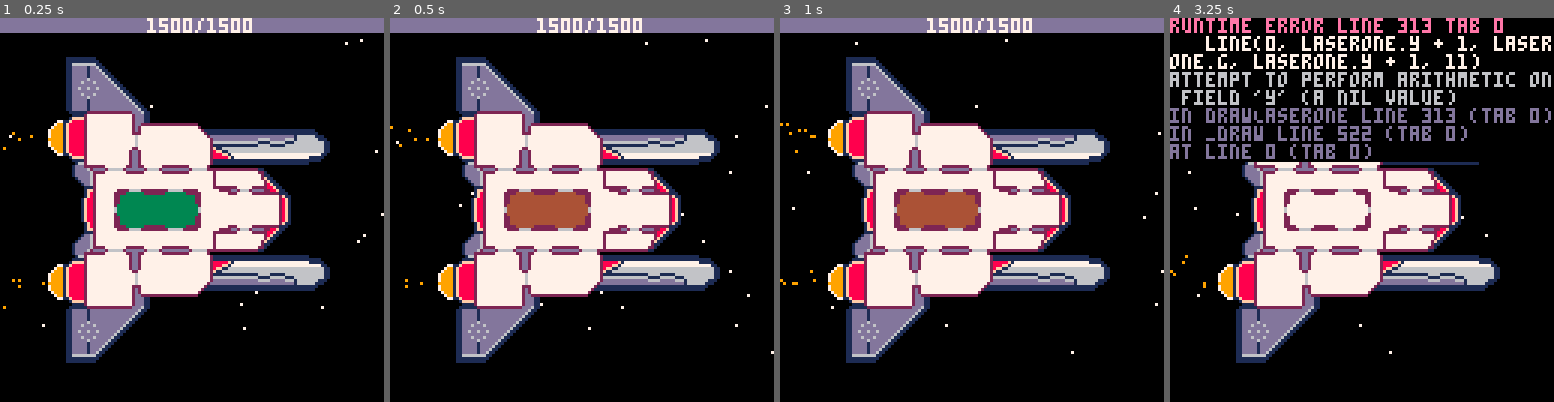
Above: before the commit, frames 1-4 (left to right).
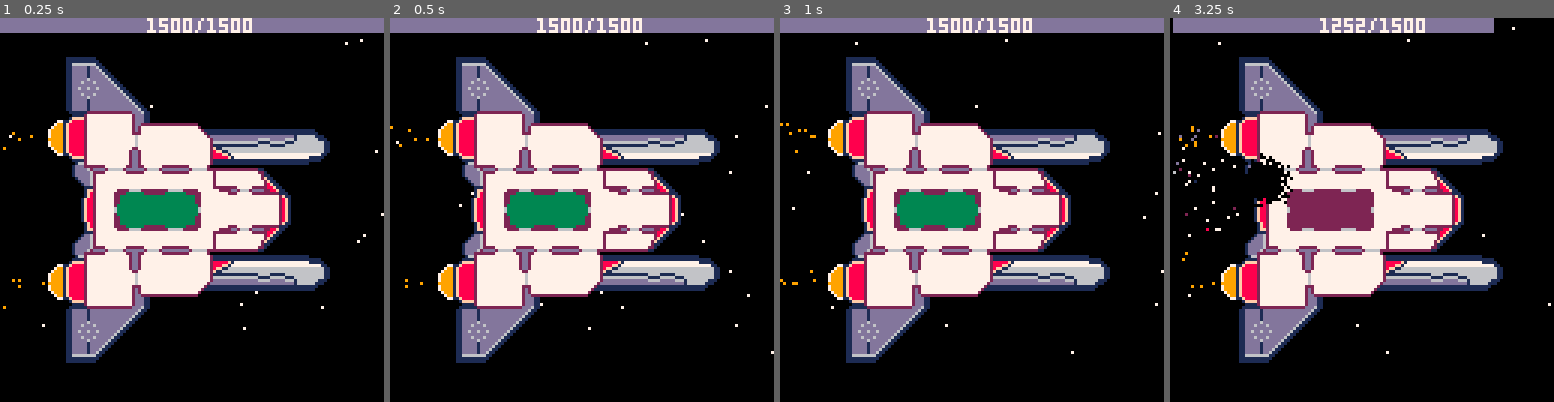
Above: after the commit, the same moments.

Repository: kiiro94/GGJ2020
Game: PICO-8 cartridge ggj2020.p8
Same seed, same stepped clock (60 frames per second), same inputs: the game is played once before the commit and once after it.
Inputs:
- Up to frame 1 (0.25 s): no input
- Up to frame 2 (0.5 s): tap X (X key) at 0.33 s
- Up to frame 3 (1 s): tap O (Z key) at 0.7 s
- Up to frame 4 (3.25 s): tap X (X key) at 1.07, 1.85, 2.97 s; hold Right 1.6-2.1 s; tap O (Z key) every 0.4 s from 1.7 to 2.9 s; hold Right 2.47-3.03 s; hold Left from 3.08 s (still down)

Frame 1 is identical in both runs. In frame 2, 1.7% of the frame differs, in the area x 30-52%, y 45-55%; in frame 3, 1.7%; in frame 4, 26%, in the area x 0-100%, y 0-90%.
Error before the commit: runtime error line 313 tab 0; line(0, laserone.y + 1, laserone.g, laserone.y + 1, 11); attempt to perform arithmetic on field 'y' (a nil value)

Commit message:
switch only active cols

Diff:
--- a/ggj2020.p8
+++ b/ggj2020.p8
@@ -201,13 +201,13 @@
 function searchTarget(b)
    pivot = flr(rnd(#brokenData))
    for i=pivot + 1 ,#brokenData do
-      if brokenData[i].s == 0 and brokenData[i].c == botCol then
+      if brokenData[i].s == 0 and brokenData[i].c == cols[botCol] then
          brokenData[i].s = 2
          return { x = brokenData[i].x, y = brokenData[i].y }
       end
    end
    for i=1,pivot do
-      if brokenData[i].s == 0 and brokenData[i].c == botCol then
+      if brokenData[i].s == 0 and brokenData[i].c == cols[botCol] then
          brokenData[i].s = 2
          return { x = brokenData[i].x, y = brokenData[i].y }
       end
@@ -332,19 +332,27 @@
 end
 
 
-function cycleBots()
-   if botCol != 15 then
-      botCol += 1
+function cycleBots(dir)
+   if dir == 0 then
+      if botCol != 7 then
+         botCol += 1
+      else
+         botCol = 1
+      end
    else
-      botCol = 0
+      if botCol != 1 then
+         botCol -= 1
+      else
+         botCol = 7
+      end
    end
    for p in all(brokenData) do
       if p.b == 1 then
-         p.c = botCol
+         p.c = cols[botCol]
       end
    end
    for p in all(botSpawn) do
-      p.c = botCol
+      p.c = cols[botCol]
    end
 end
 
@@ -356,11 +364,24 @@
 
 
 function createAsteroid()
+   local hit = false
    local ast = { x = 140, y = flr(rnd(128)), t = {x = flr(rnd(128)), y = flr(rnd(128))}, s = rnd(1) + 1 }
-   local hit = false
-   for p in all(data) do
-      if p.x == ast.t.x and p.y == ast.t.y then
-         hit = true
+
+   if (forcedHit) then
+      repeat
+         ast = { x = 140, y = flr(rnd(128)), t = {x = flr(rnd(128)), y = flr(rnd(128))}, s = rnd(1) + 1 }
+
+         for p in all(data) do
+            if p.x == ast.t.x and p.y == ast.t.y then
+               hit = true
+            end
+         end
+      until hit == true
+   else
+      for p in all(data) do
+         if p.x == ast.t.x and p.y == ast.t.y then
+            hit = true
+         end
       end
    end
    if not hit then
@@ -442,6 +463,10 @@
 
    gameover = false
    goan = 0
+
+   forcedHit = true
+
+   cols = {13, 2, 7, 6, 8, 9, 15}
 end
 
 
@@ -464,23 +489,24 @@
 
    updateFires()
 
-   if btnp(4) then
+   if btn(4) then
       createBots()
-   elseif btnp(5) then
-      cycleBots()
+   end
+   if btnp(0) then
+      cycleBots(0)
+   elseif btnp(1) then
+      cycleBots(1)
    end
    if selfdestruct and sdspeed < 2500 then selfDestruct() end
 
-   if (btnp(0)) then
-      createLaserone()
-   end
-   if laserone != nil then
-      updateLaserone()
-   end
-
-   if  t % 150 == 0 and not selfdestruct then
+   if  t % 100 == 0 and not selfdestruct then
       createAsteroid()
-   end
+      if forcedHit then
+         forcedHit = false
+      end
+   end
+
+   if t % 400 == 0 then forcedHit = true end
 
    if t % 800 == 0 and not selfdestruct then
       createFire()
